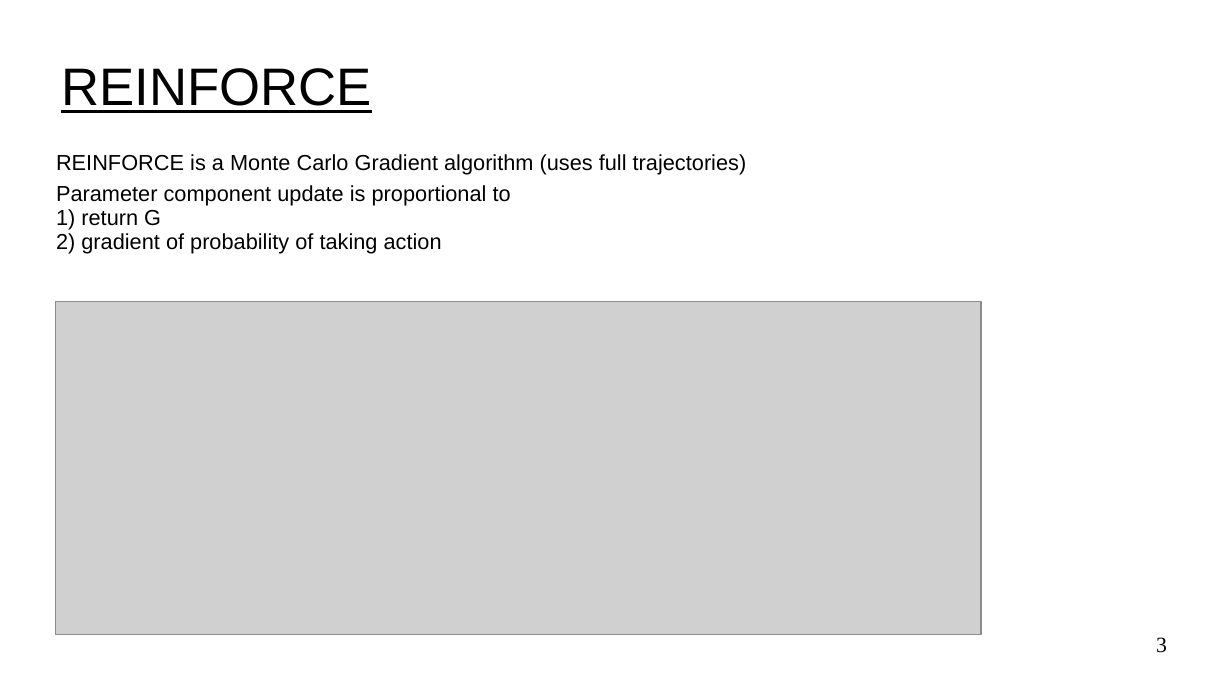
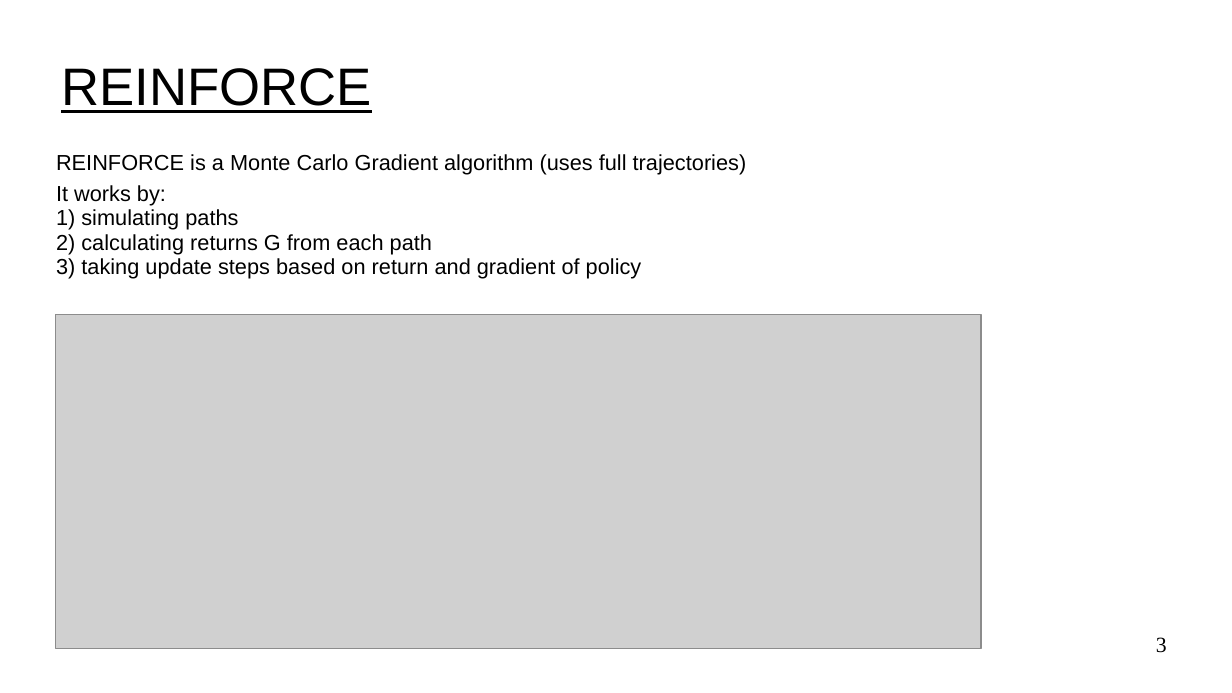
Before and after one commit to UVADS/reinforcement_learning, a slide deck: slide 3 of 08_policy_gradients_extensions/policy_gradients_extensions.ppt. Drawn at 1232x693 pixels with LibreOffice and Linux fonts; fonts in the diff are those of the drawing; grey boxes stand for pictures. Boxes give left, top, right and bottom in pixels: in the first picture for what was removed or moved away, otherwise in the second. Text is boxed around its words. In the diff, an @@ line names an element or a change of style, - is before the commit and + after.

Commit message:
added policy improvement theorem for policy gradient and nicer expectation operator

```diff
--- a/08_policy_gradients_extensions/policy_gradients_extensions.ppt
+++ b/08_policy_gradients_extensions/policy_gradients_extensions.ppt
@@ text at (56, 185, 642, 279): text changed @@
-Parameter component update is proportional to
-1) return G
-2) gradient of probability of taking action
+It works by:
+1) simulating paths
+2) calculating returns G from each path
+3) taking update steps based on return and gradient of policy
@@ picture: place and size @@
-picture at (56, 302, 982, 635)
+picture at (56, 315, 982, 648)
```
Also in this commit, not shown: 1 other slide changed, 1 slide added, 5 other files.
